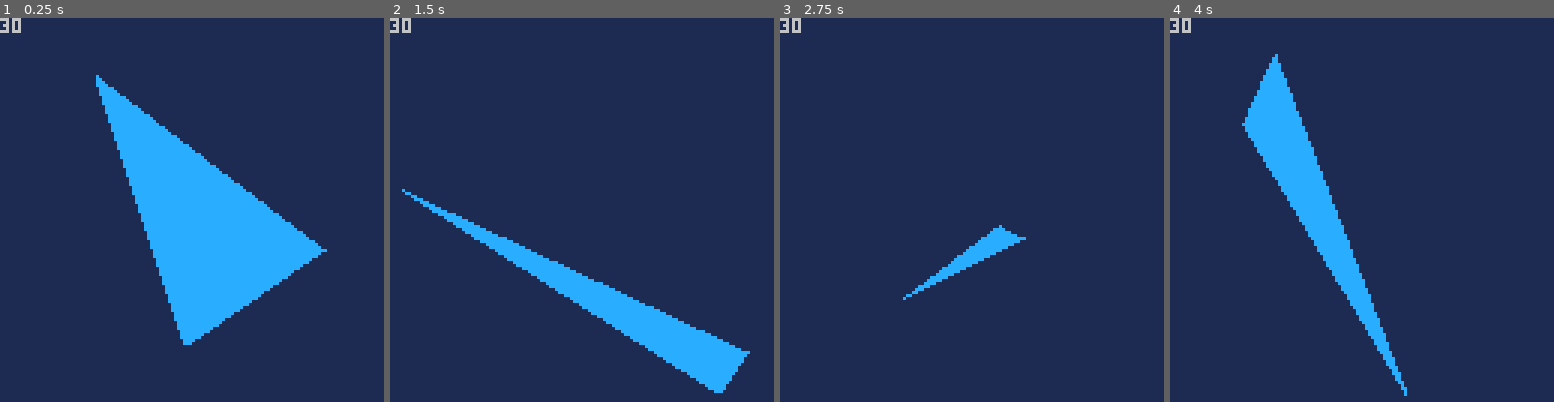
Above: before the commit, frames 1-4 (left to right).
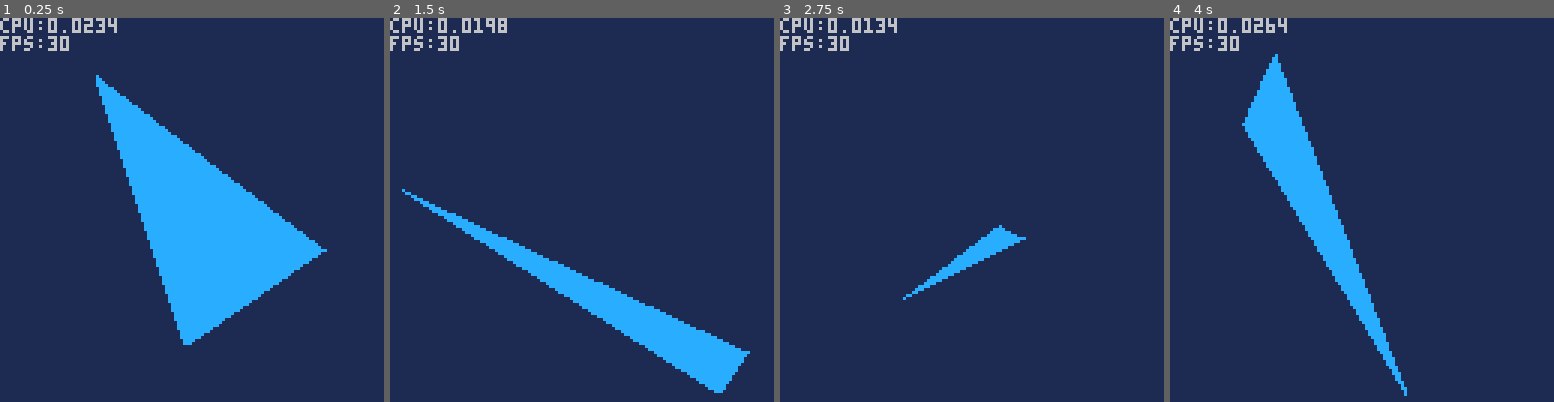
Above: after the commit, the same moments.

Repository: RobertCurry0216/pico-8
Game: PICO-8 cartridge gfs/main.p8
Same seed, same stepped clock (60 frames per second), same inputs: the game is played once before the commit and once after it.
Inputs:
- Up to frame 1 (0.25 s): no input
- Up to frame 2 (1.5 s): no input
- Up to frame 3 (2.75 s): no input
- Up to frame 4 (4 s): no input

The runs differ from the first frame. In frame 1, 0.8% of the frame differs, in the area x 0-31%, y 0-9%; in frame 2, 0.8%; in frame 3, 0.8%; in frame 4, 0.8%.

Commit message:
refactor

Diff:
--- a/gfs/main.p8
+++ b/gfs/main.p8
@@ -17,7 +17,7 @@
 
 function _update()
 	for p in all({p1,p2,p3}) do
-		p:add(p.delta)
+		v_update(p, p.delta)
 		if p.x < 0 or p.x > 127 then
 			p.delta.x *= -1
 		end
@@ -30,7 +30,8 @@
 function _draw()
 	cls(1)
 	t:render()
-	print(stat(7))
+	print("cpu:"..stat(1))
+	print("fps:"..stat(7))
 end
 
 __gfx__
--- a/gfs/math/math.p8
+++ b/gfs/math/math.p8
@@ -101,11 +101,12 @@
     return v/#self
   end
 
-  function v:add(other)
-    self.x += other.x
-    self.y += other.y
-    self.z += other.z
-  end
-
   return v
 end
+
+--vector helpers
+function v_update(self,other)
+  self.x += other.x
+  self.y += other.y
+  self.z += other.z
+end
